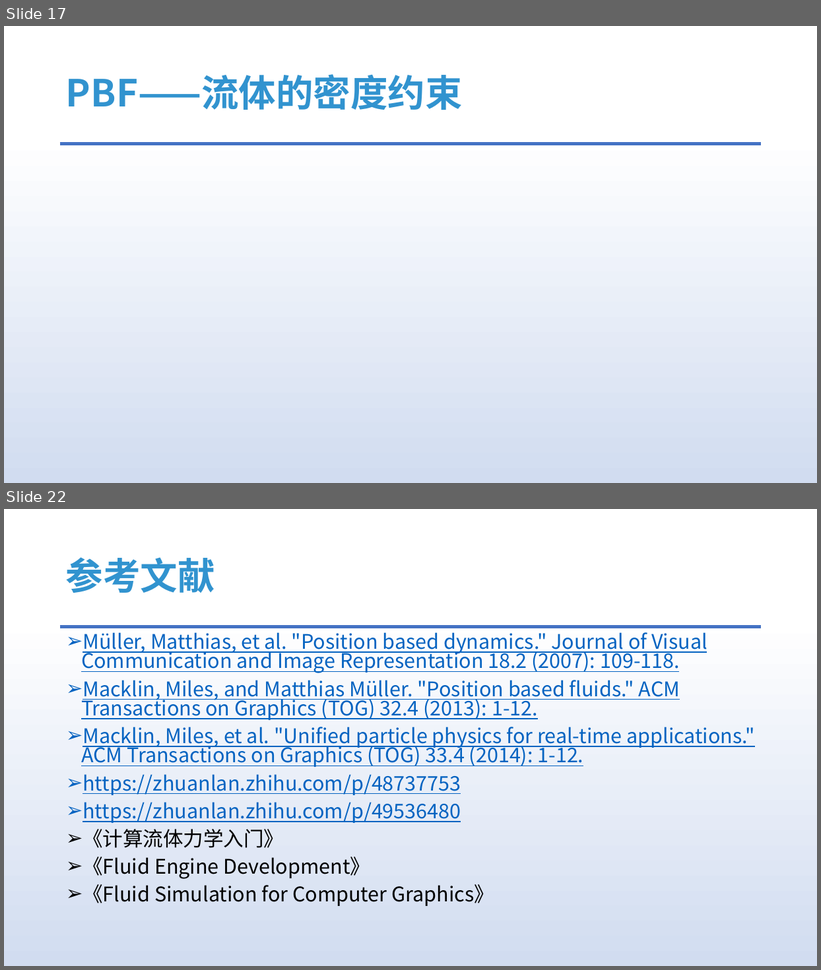
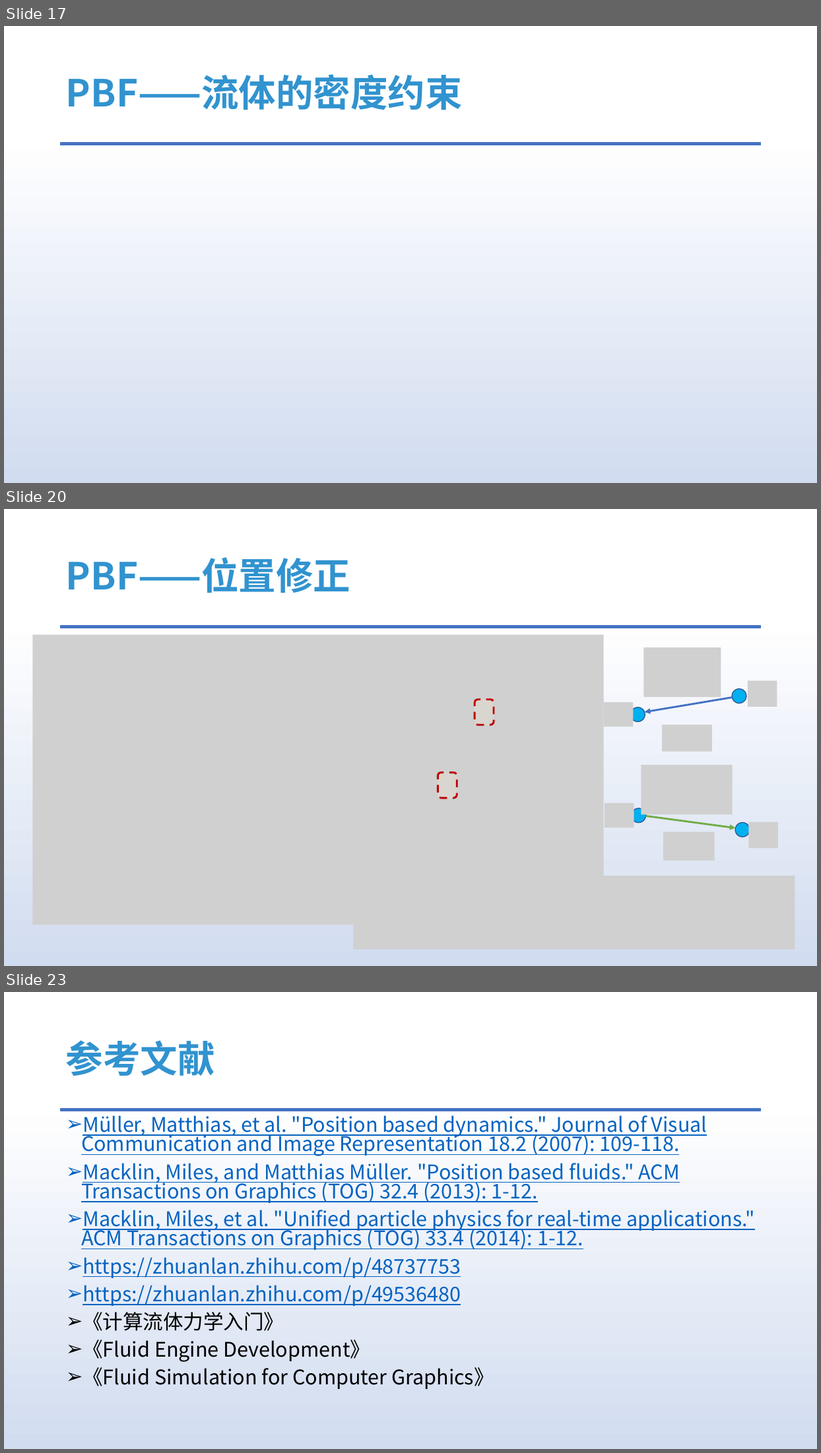
Before and after one commit to answerear/UnityFluid, a slide deck: doc/流体模拟入门分享-Part II.pptx. Shown one above the other, each under a label of ours: slides 17 and 22 before the commit, slides 17, 20 and 23 after it; the slides between them are not shown. The pictures are 821x970 and 821x1453 pixels, drawn with LibreOffice and Linux fonts; fonts in the diff are those of the drawing; grey boxes stand for pictures. Boxes give left, top, right and bottom in pixels: in the first picture for what was removed or moved away, otherwise in the second. Text is boxed around its words. In the diff, an @@ line names an element or a change of style, - is before the commit and + after.

```diff
--- a/doc/流体模拟入门分享-Part II.pptx
+++ b/doc/流体模拟入门分享-Part II.pptx
@@ slide 20 added at (4, 509, 817, 966), background gradient #FFFFFF to #D1DCF0 to #DAE3F3 to #ABC0E4 to #BECEEA to #C7D5ED; not listed: 1 template element that a slide beside it also shows @@
@@ title added at (66, 557, 350, 593), 44 pt, text #3193CF, bold @@
+PBF——位置修正
@@ picture added at (32, 634, 604, 925) @@
@@ rounded rectangle added at (475, 699, 494, 725), fill #FFF2CC at 20% opacity, outline #C00000 2.25 pt dashed @@
@@ group added at (604, 648, 778, 752): 4 pictures, 2 ellipses, 1 arrow @@
@@ rounded rectangle added at (438, 773, 457, 799), fill #FFF2CC at 20% opacity, outline #C00000 2.25 pt dashed @@
@@ group added at (605, 765, 778, 861): 4 pictures, 2 ellipses, 1 arrow @@
@@ picture added at (354, 876, 795, 950) @@
@@ what was slide 22 is now slide 23 @@
```
Also in this commit, not shown: 1 slide changed, 3 other slides added, 1 other file.
